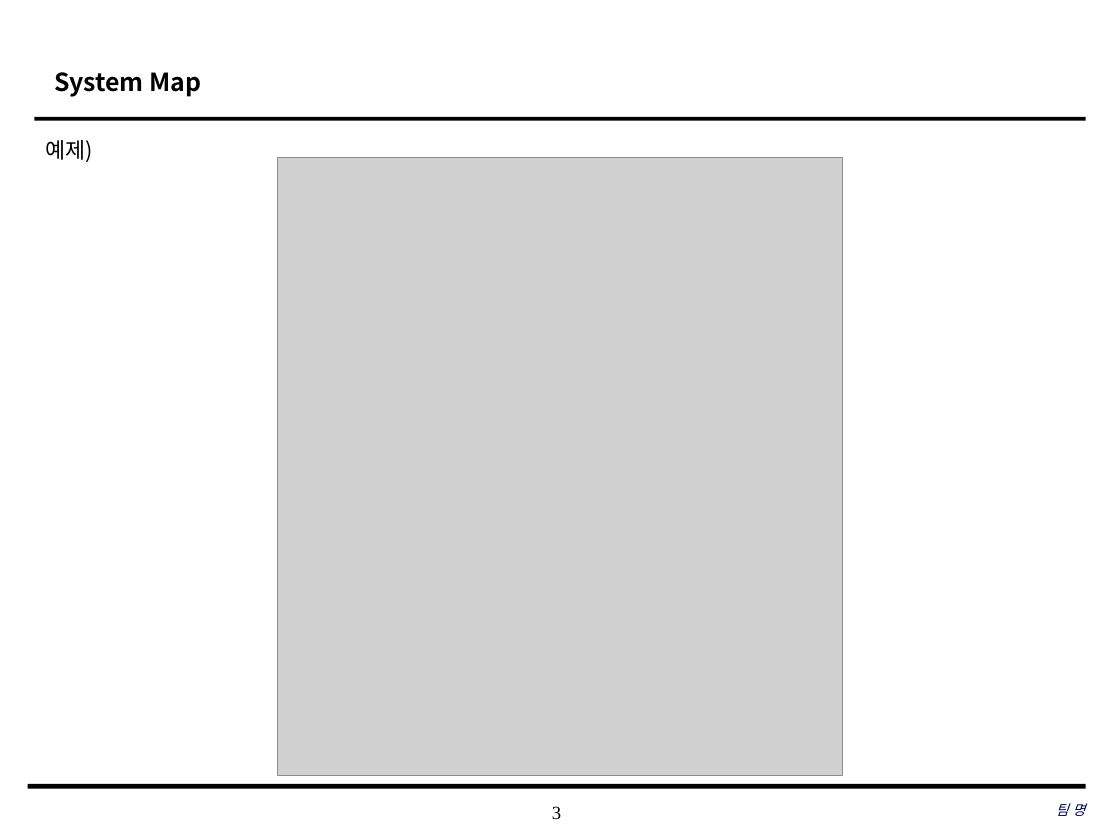
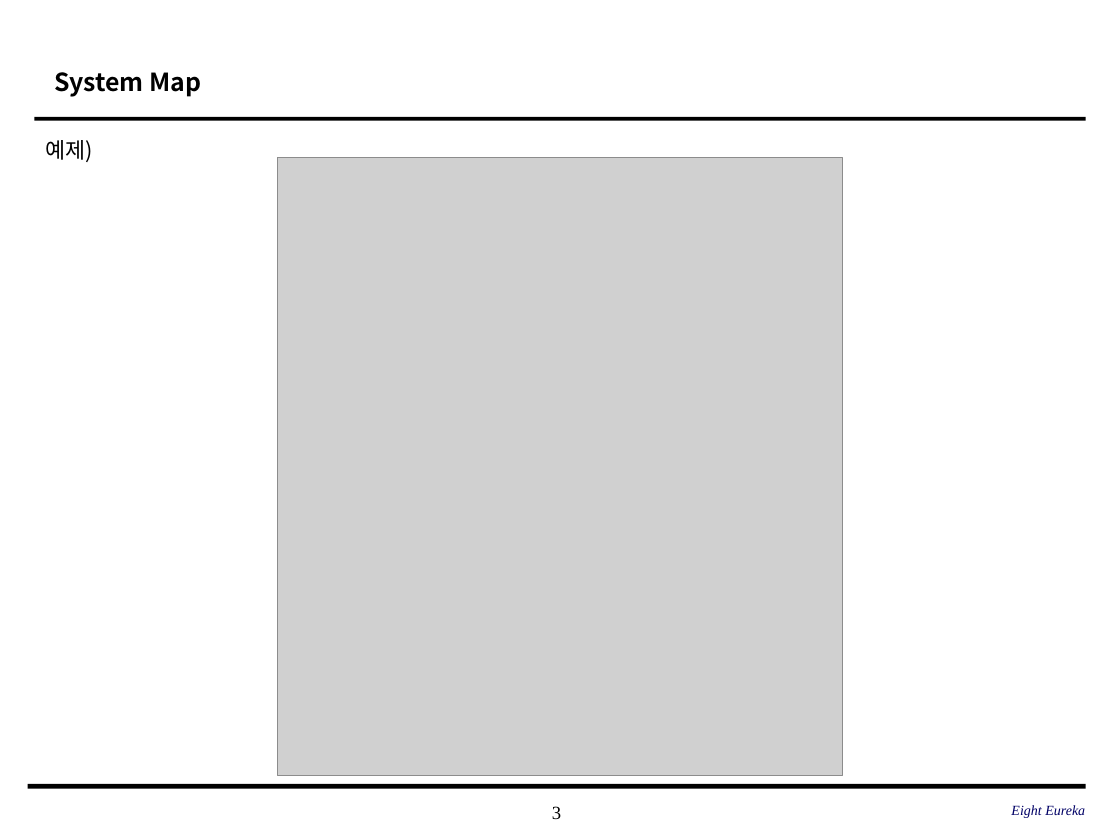
Before and after one commit to SE-admin/8, a slide deck: slide 3 of doc/3_ 설계서/UI Design Template.pptx. Drawn at 1120x840 pixels with LibreOffice and Linux fonts; fonts in the diff are those of the drawing; grey boxes stand for pictures; background and template pictures are left out. Boxes give left, top, right and bottom in pixels: in the first picture for what was removed or moved away, otherwise in the second. Text is boxed around its words. In the diff, an @@ line names an element or a change of style, - is before the commit and + after.

```diff
--- a/doc/3_ 설계서/UI Design Template.pptx
+++ b/doc/3_ 설계서/UI Design Template.pptx
@@ text at <box>1011,805,1085,818</box>: text changed @@
-팀 명
+Eight Eureka
```
Also in this commit, not shown: 4 other slides changed, 7 slides added, 1 slide removed.
